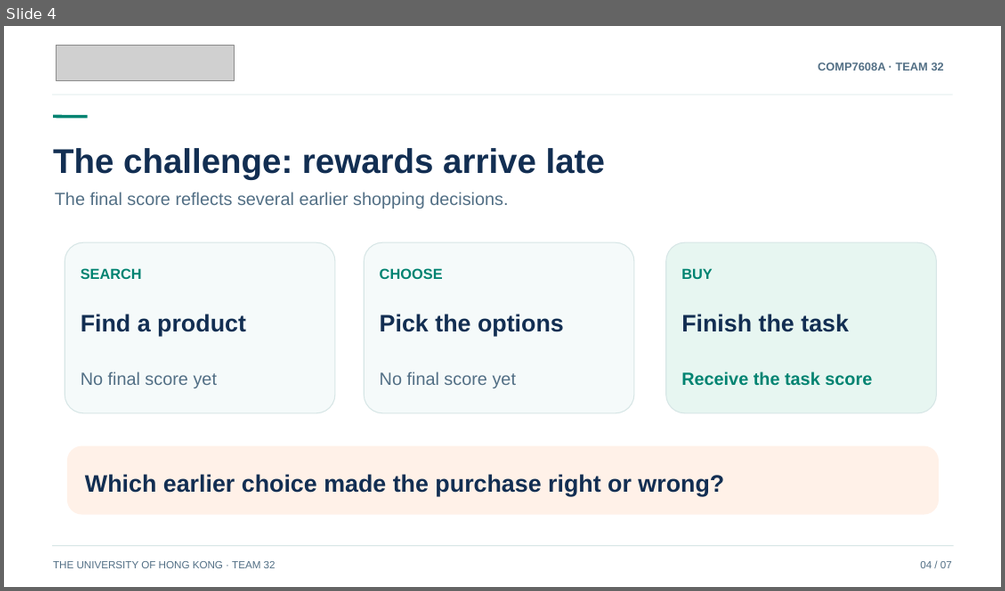
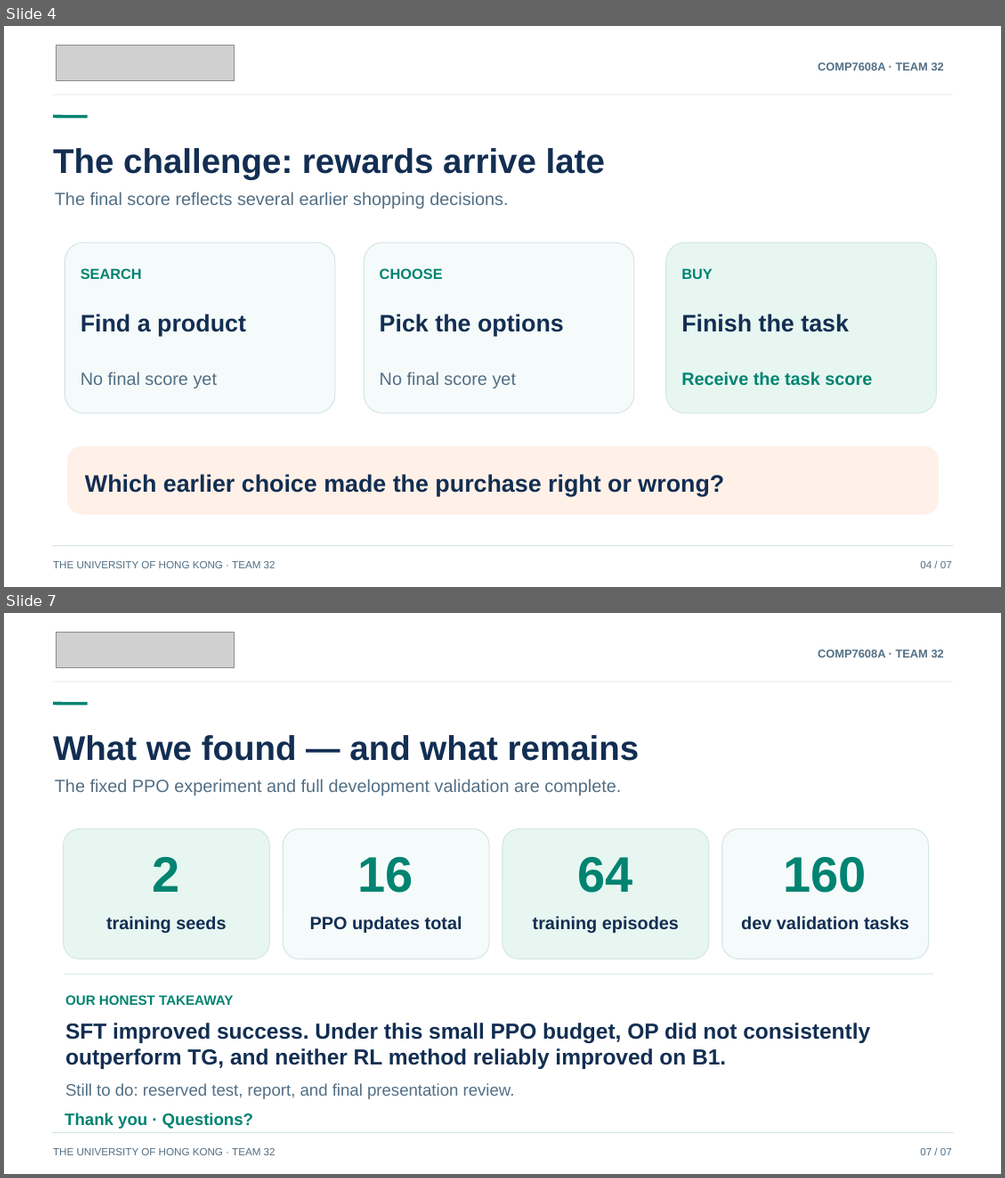
Before and after one commit to Zenon-nnnnnn/webshop-stepwise-rl, a slide deck: presentations/WebShop_Stepwise_Rewards_HKU_Draft_2026-11-21.pptx. Shown one above the other, each under a label of ours: slide 4 before the commit, slides 4 and 7 after it; the slides between them are not shown. The pictures are 1005x591 and 1005x1178 pixels, drawn with LibreOffice and Linux fonts; fonts in the diff are those of the drawing; grey boxes stand for pictures. Boxes give left, top, right and bottom in pixels: in the first picture for what was removed or moved away, otherwise in the second. Text is boxed around its words. In the diff, an @@ line names an element or a change of style, - is before the commit and + after.

Commit message:
docs(presentation): address team reviews using full FP32 160-task results

```diff
--- a/presentations/WebShop_Stepwise_Rewards_HKU_Draft_2026-11-21.pptx
+++ b/presentations/WebShop_Stepwise_Rewards_HKU_Draft_2026-11-21.pptx
@@ slide 7 added at (x1=4, y1=613, x2=1001, y2=1174), background #FFFFFF @@
@@ picture added at (x1=57, y1=632, x2=235, y2=668) @@
@@ text added at (x1=817, y1=649, x2=944, y2=657), 11 pt, text #526F85, bold @@
+COMP7608A · TEAM 32
@@ line added from (53, 682) to (953, 682), #D7E6E6 0.75 pt @@
@@ line added from (53, 704) to (87, 704), #008371 3 pt @@
@@ text added at (x1=53, y1=735, x2=639, y2=761), 33 pt, text #122E52, bold @@
+What we found — and what remains
@@ text added at (x1=55, y1=779, x2=621, y2=795), 17 pt, text #526F85 @@
+The fixed PPO experiment and full development validation are complete.
@@ rounded rectangle added at (x1=63, y1=829, x2=269, y2=959), fill #E7F6F1, outline #D7E6E6 0.9 pt @@
@@ rounded rectangle added at (x1=283, y1=829, x2=489, y2=959), fill #F5FAFA, outline #D7E6E6 0.9 pt @@
@@ rounded rectangle added at (x1=502, y1=829, x2=709, y2=959), fill #E7F6F1, outline #D7E6E6 0.9 pt @@
@@ rounded rectangle added at (x1=722, y1=829, x2=928, y2=959), fill #F5FAFA, outline #D7E6E6 0.9 pt @@
@@ text added at (x1=152, y1=857, x2=179, y2=892), 48 pt, text #008371, bold @@
+2
@@ text added at (x1=358, y1=857, x2=413, y2=892), 48 pt, text #008371, bold @@
+16
@@ text added at (x1=577, y1=857, x2=632, y2=892), 48 pt, text #008371, bold @@
+64
@@ text added at (x1=784, y1=857, x2=866, y2=892), 48 pt, text #008371, bold @@
+160
@@ text added at (x1=106, y1=916, x2=226, y2=933), 17 pt, text #122E52, bold @@
+training seeds
@@ text added at (x1=310, y1=916, x2=462, y2=933), 17 pt, text #122E52, bold @@
+PPO updates total
@@ text added at (x1=533, y1=916, x2=679, y2=933), 17 pt, text #122E52, bold @@
+training episodes
@@ text added at (x1=741, y1=916, x2=909, y2=930), 17 pt, text #122E52, bold @@
+dev validation tasks
@@ line added from (64, 973) to (934, 973), #D7E6E6 0.75 pt @@
@@ text added at (x1=65, y1=995, x2=233, y2=1005), 13 pt, text #008371, bold @@
+OUR HONEST TAKEAWAY
@@ text added at (x1=65, y1=1022, x2=870, y2=1069), 21 pt, text #122E52, bold @@
+SFT improved success. Under this small PPO budget, OP did not consistently
+outperform TG, and neither RL method reliably improved on B1.
@@ text added at (x1=65, y1=1083, x2=515, y2=1099), 16 pt, text #526F85 @@
+Still to do: reserved test, report, and final presentation review.
@@ text added at (x1=65, y1=1112, x2=253, y2=1128), 16 pt, text #008371, bold @@
+Thank you · Questions?
@@ line added from (53, 1133) to (954, 1133), #D7E6E6 0.75 pt @@
@@ text added at (x1=53, y1=1148, x2=275, y2=1155), 10 pt, text #526F85 @@
+THE UNIVERSITY OF HONG KONG · TEAM 32
@@ text added at (x1=920, y1=1148, x2=952, y2=1155), 10 pt, text #526F85 @@
+07 / 07
```
Also in this commit, not shown: 3 slides changed, 1 other slide added, 2 slides removed.
